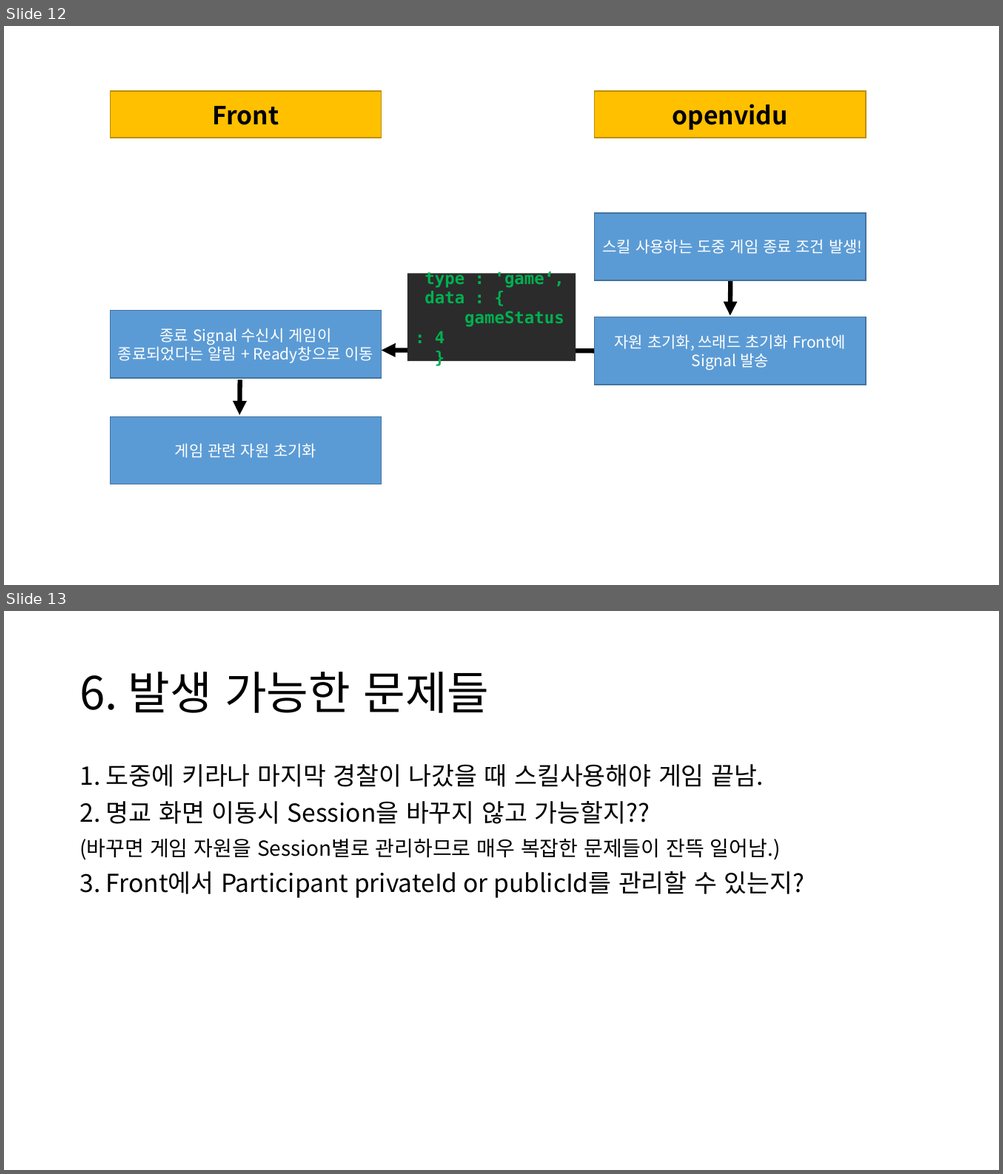
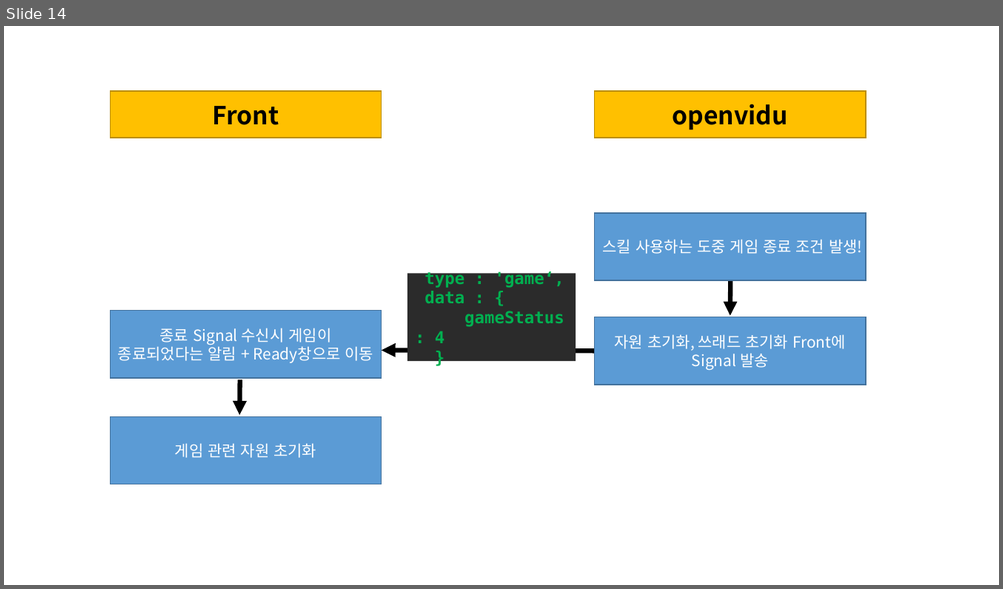
Before and after one commit to John-Kim93/silzick, a slide deck: docs/게임 설계서.pptx. Shown one above the other, each under a label of ours: slides 12 and 13 before the commit, slide 14 after it. The pictures are 1003x1174 and 1003x589 pixels, drawn with LibreOffice and Linux fonts; fonts in the diff are those of the drawing. Boxes give left, top, right and bottom in pixels: in the first picture for what was removed or moved away, otherwise in the second. Text is boxed around its words. In the diff, an @@ line names an element or a change of style, - is before the commit and + after.

```diff
--- a/docs/게임 설계서.pptx
+++ b/docs/게임 설계서.pptx
@@ slide 13 removed at (4,611,999,1170), background #FFFFFF @@
@@ title removed at (79,672,489,713) @@
-6. 발생 가능한 문제들
@@ text removed at (79,764,805,898) @@
-1. 도중에 키라나 마지막 경찰이 나갔을 때 스킬사용해야 게임 끝남.
-2. 명교 화면 이동시 Session을 바꾸지 않고 가능할지??
-(바꾸면 게임 자원을 Session별로 관리하므로 매우 복잡한 문제들이 잔뜩 일어남.)
-3. Front에서 Participant privateId or publicId를 관리할 수 있는지?
@@ what was slide 12 is now slide 14 @@
```
Also in this commit, not shown: 5 slides changed, 2 slides added.
